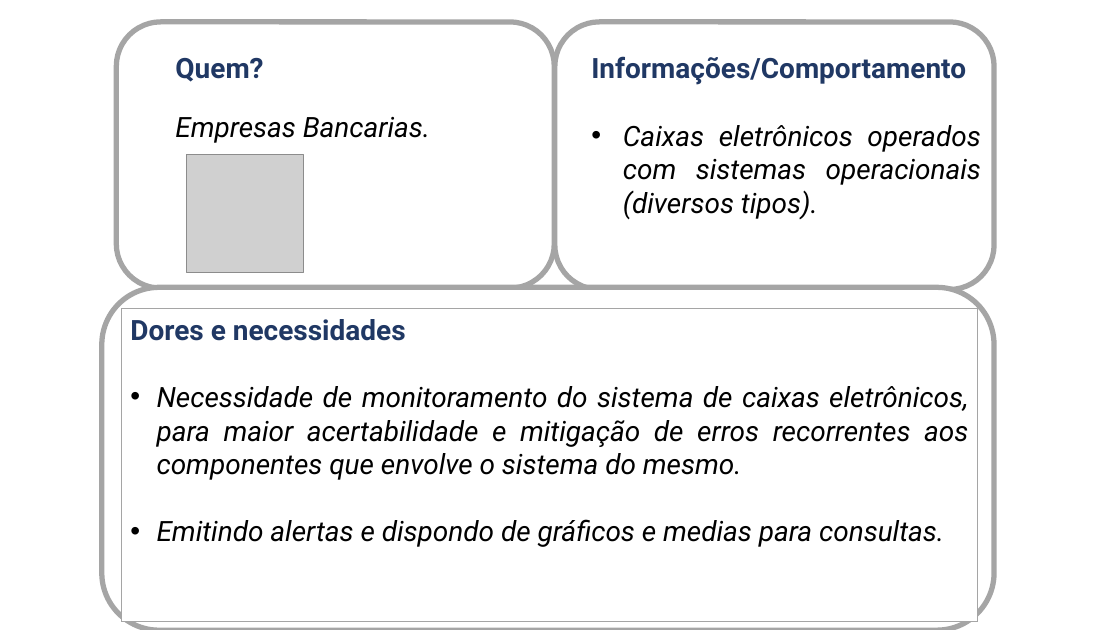
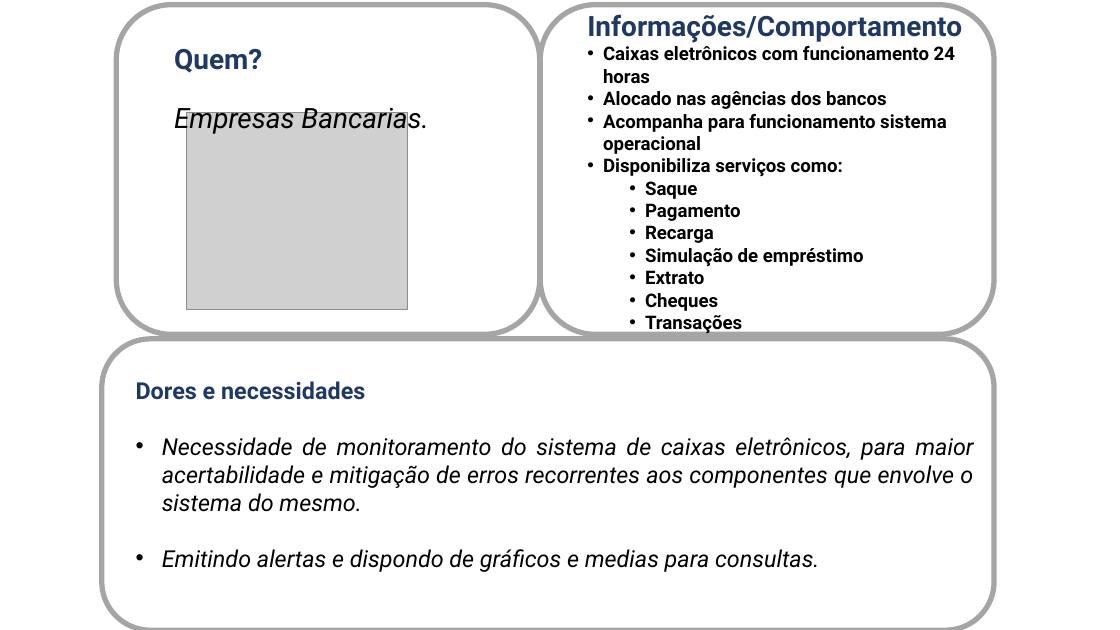
Before and after one commit to BandTec/Access-Bank, a slide deck: slide 1 of Documentação/Proto persona.pptx. Drawn at 1120x630 pixels with LibreOffice and Linux fonts; fonts in the diff are those of the drawing; grey boxes stand for pictures. Boxes give left, top, right and bottom in pixels: in the first picture for what was removed or moved away, otherwise in the second. Text is boxed around its words. In the diff, an @@ line names an element or a change of style, - is before the commit and + after.

```diff
--- a/Documentação/Proto persona.pptx
+++ b/Documentação/Proto persona.pptx
@@ rounded rectangle: place and size @@
-rounded rectangle at (116, 22, 554, 288)
+rounded rectangle at (116, 5, 539, 334)
@@ rounded rectangle: place and size @@
-rounded rectangle at (555, 22, 994, 290)
+rounded rectangle at (540, 5, 994, 334)
@@ text "Informações/Comportamento": place and size @@
-text "Informações/Comportamento" at (591, 56, 981, 219)
+text "Informações/Comportamento" at (587, 10, 962, 335)
@@ text "Quem?": place and size @@
-text "Quem?" at (175, 58, 430, 143)
+text "Quem?" at (174, 49, 428, 135)
@@ text at (603, 46, 955, 335): text changed; size 24 to 16 pt; bold on; italic off @@
-• Caixas eletrônicos operados com sistemas operacionais (diversos tipos).
+• Caixas eletrônicos com funcionamento 24 horas
+• Alocado nas agências dos bancos
+• Acompanha para funcionamento sistema operacional
+• Disponibiliza serviços como:
+  • Saque
+  • Pagamento
+  • Recarga
+  • Simulação de empréstimo
+  • Extrato
+  • Cheques
+  • Transações
@@ picture: place and size @@
-picture at (187, 155, 302, 272)
+picture at (187, 113, 408, 309)
@@ rounded rectangle: place and size @@
-rounded rectangle at (102, 287, 994, 630)
+rounded rectangle at (102, 339, 994, 630)
@@ text "Dores e necessidades": place and size @@
-text "Dores e necessidades" at (122, 308, 978, 623)
+text "Dores e necessidades" at (136, 381, 973, 572)
@@ text "Dores e necessidades" at (136, 381, 973, 572): size 24 to 20 pt; fill #FFFFFF to none; outline #A5A5A5 1 pt to none @@
```
Also in this commit, not shown: 1 other file.
